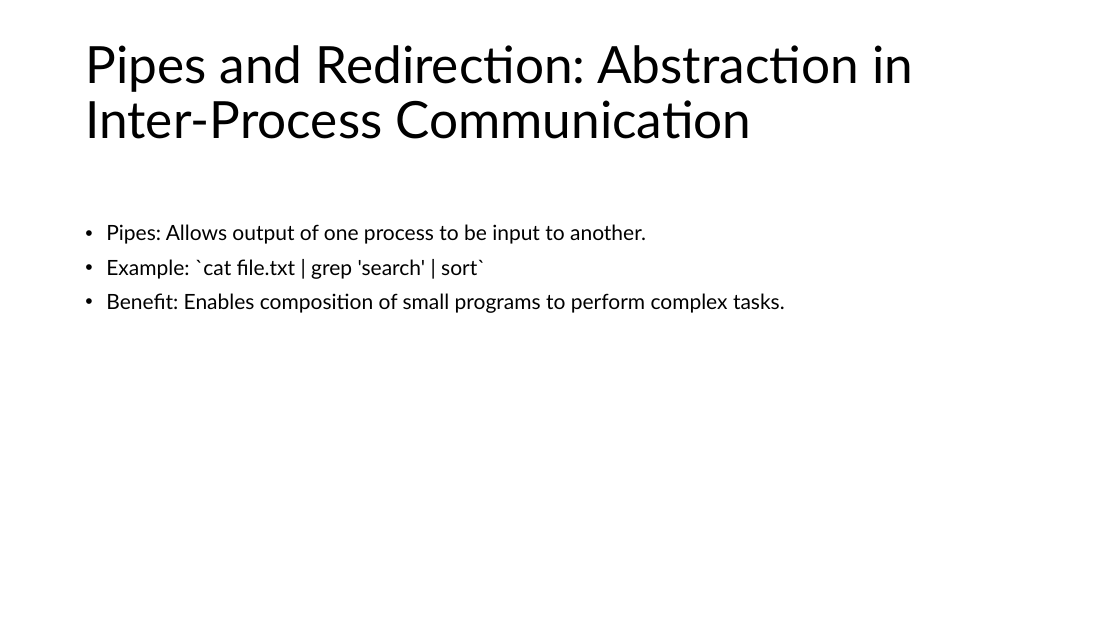
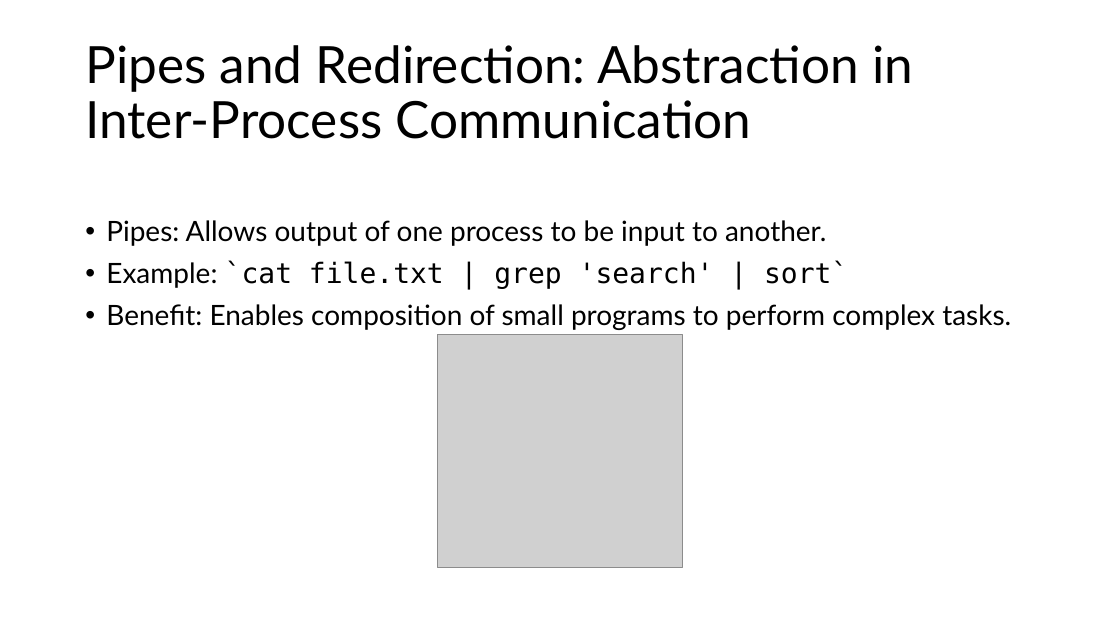
Before and after one commit to aregm/system-design-course, a slide deck: slide 28 of docs/Lecture 5.pptx. Drawn at 1120x630 pixels with LibreOffice and Linux fonts; fonts in the diff are those of the drawing; grey boxes stand for pictures. Boxes give left, top, right and bottom in pixels: in the first picture for what was removed or moved away, otherwise in the second. Text is boxed around its words. In the diff, an @@ line names an element or a change of style, - is before the commit and + after.

```diff
--- a/docs/Lecture 5.pptx
+++ b/docs/Lecture 5.pptx
@@ text "Pipes: Allows output of one ..." at (106,220,1011,330): size 18 to 24 pt; font Lato to DejaVu Sans Mono in "`cat file.txt | grep 'search' | sort`" @@
@@ picture added at (438,334,683,567) @@
```
Also in this commit, not shown: 20 other slides changed, 2 slides added, 1 slide removed.
